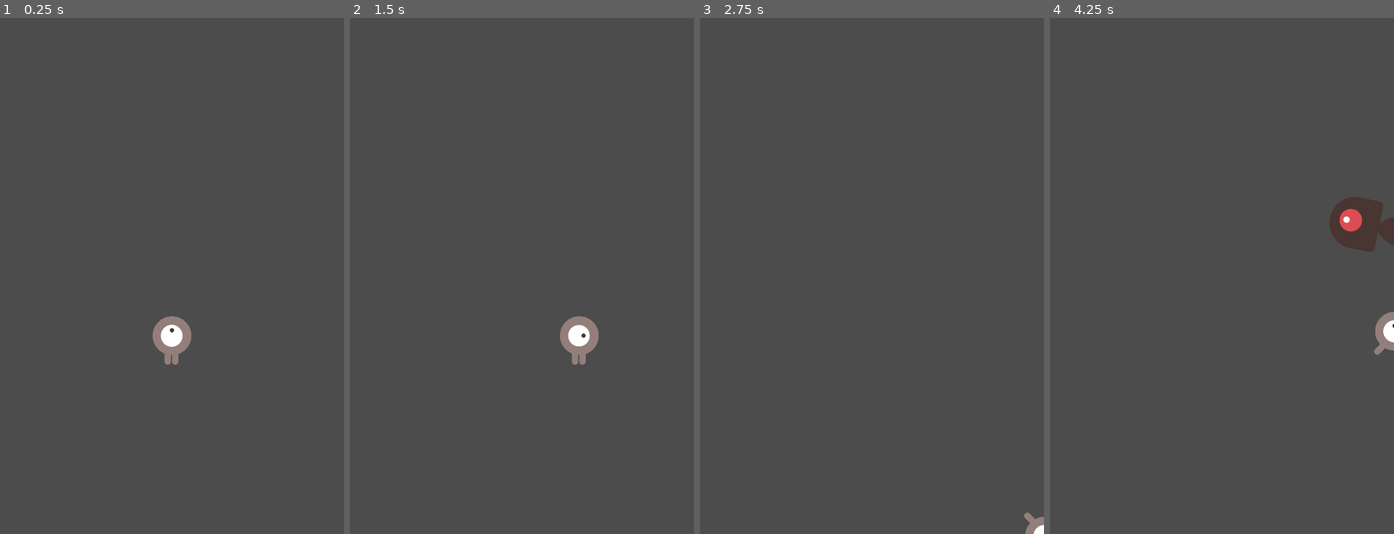
Above: before the commit, frames 1-4 (left to right).
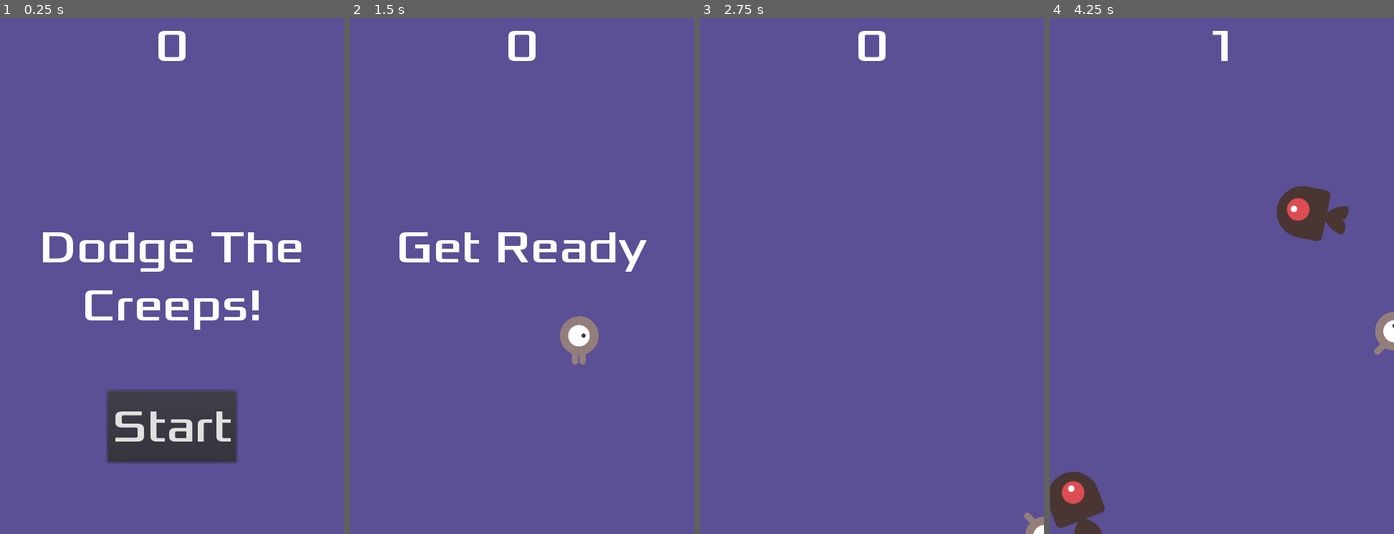
Above: after the commit, the same moments.

Repository: kwansing14/FirstGame
Game: Godot game, scene res://Main.tscn
Same seed, same stepped clock (60 frames per second), same inputs: the game is played once before the commit and once after it.
Inputs (mouse positions are in pixels of both pictures, inside the frame that each line leads up to):
- Up to frame 1 (0.25 s): no input
- Up to frame 2 (1.5 s): click (522, 425) at 0.5 s, where only the run after the commit has a clickable "Start"; tap Enter at 1.25 s; hold Right (move_right) from 1.28 s (still down)
- Up to frame 3 (2.75 s): release Right (move_right) at 2.03 s; hold Down (move_down) from 2.03 s (still down)
- Up to frame 4 (4.25 s): release Down (move_down) at 2.78 s; hold Right (move_right) 2.78-3.53 s; hold Up (move_up) from 3.53 s (still down)

The runs differ from the first frame. In frame 1, 96% of the frame differs, in the area x 0-100%, y 0-100%; in frame 2, 99%; in frame 3, 100%; in frame 4, 99%.

Commit message:
first game done woohoo

Diff:
--- /dev/null
+++ b/HUD.gd
@@ -0,0 +1,33 @@
+extends CanvasLayer
+
+signal start_game
+
+func _ready():
+	pass # Replace with function body.
+
+func show_message(text):
+	$Message.text = text
+	$Message.show()
+	$MessageTimer.start()
+
+func show_game_over():
+	show_message("Game Over")
+	# Wait until the MessageTimer has counted down.
+	yield($MessageTimer, "timeout")
+
+	$Message.text = "Dodge the\nCreeps!"
+	$Message.show()
+	# Make a one-shot timer and wait for it to finish.
+	yield(get_tree().create_timer(1), "timeout")
+	$StartButton.show()
+
+func update_score(score):
+	$ScoreLabel.text = str(score)
+
+
+func _on_StartButton_pressed():
+	$StartButton.hide()
+	emit_signal("start_game")
+
+func _on_MessageTimer_timeout():
+	$Message.hide()
--- /dev/null
+++ b/HUD.tscn
@@ -0,0 +1,57 @@
+[gd_scene load_steps=6 format=2]
+
+[ext_resource path="res://fonts/Xolonium-Regular.ttf" type="DynamicFontData" id=1]
+[ext_resource path="res://HUD.gd" type="Script" id=2]
+
+[sub_resource type="DynamicFont" id=1]
+size = 64
+font_data = ExtResource( 1 )
+
+[sub_resource type="DynamicFont" id=2]
+size = 64
+font_data = ExtResource( 1 )
+
+[sub_resource type="DynamicFont" id=3]
+size = 64
+font_data = ExtResource( 1 )
+
+[node name="HUD" type="CanvasLayer"]
+script = ExtResource( 2 )
+
+[node name="ScoreLabel" type="Label" parent="."]
+anchor_right = 1.0
+margin_bottom = 78.0
+custom_fonts/font = SubResource( 1 )
+text = "0"
+align = 1
+
+[node name="Message" type="Label" parent="."]
+anchor_top = 0.5
+anchor_right = 1.0
+anchor_bottom = 0.5
+margin_top = -79.5
+margin_bottom = 79.5
+custom_fonts/font = SubResource( 2 )
+text = "Dodge The
+Creeps!"
+align = 1
+autowrap = true
+
+[node name="MessageTimer" type="Timer" parent="."]
+wait_time = 2.0
+one_shot = true
+
+[node name="StartButton" type="Button" parent="."]
+anchor_left = 0.5
+anchor_top = 1.0
+anchor_right = 0.5
+anchor_bottom = 1.0
+margin_left = -90.0
+margin_top = -200.0
+margin_right = 90.0
+margin_bottom = -100.0
+custom_fonts/font = SubResource( 3 )
+text = "Start"
+
+[connection signal="timeout" from="MessageTimer" to="." method="_on_MessageTimer_timeout"]
+[connection signal="pressed" from="StartButton" to="." method="_on_StartButton_pressed"]
--- a/Main.gd
+++ b/Main.gd
@@ -3,31 +3,35 @@
 export(PackedScene) var mob_scene
 
 var score
-# Declare member variables here. Examples:
-# var a = 2
-# var b = "text"
 
 # Called when the node enters the scene tree for the first time.
 func _ready():
 	print('ready')
 	randomize()
-	new_game()
+	# new_game()
 
 func game_over():
 	$ScoreTimer.stop()
 	$MobTimer.stop()
+	$HUD.show_game_over()
+	get_node("DeathSound").play()
 
 func new_game():
+	get_tree().call_group("mobs", "queue_free")
+	$HUD.update_score(score)
+	$HUD.show_message("Get Ready")
+	score = 0
+	$HUD.update_score(score)
+	$Player.start($StartPosition.position)
+	# music function
+	$Music.play()
 	print('new game')
-	score = 0
-	$Player.start($StartPosition.position)
-	print('startTimer1')
 	$StartTimer.start()
-	print('startTimer2')
 
 
 func _on_ScoreTimer_timeout():
 	score += 1
+	$HUD.update_score(score)
 
 func _on_StartTimer_timeout():
 	print('timer start')
@@ -63,3 +67,7 @@
 # Called every frame. 'delta' is the elapsed time since the previous frame.
 #func _process(delta):
 #	pass
+
+
+func _on_HUD_start_game():
+	new_game()
--- a/Main.tscn
+++ b/Main.tscn
@@ -1,8 +1,11 @@
-[gd_scene load_steps=5 format=2]
+[gd_scene load_steps=8 format=2]
 
 [ext_resource path="res://Player.tscn" type="PackedScene" id=1]
 [ext_resource path="res://Main.gd" type="Script" id=2]
 [ext_resource path="res://Mob.tscn" type="PackedScene" id=3]
+[ext_resource path="res://HUD.tscn" type="PackedScene" id=4]
+[ext_resource path="res://art/gameover.wav" type="AudioStream" id=5]
+[ext_resource path="res://art/House In a Forest Loop.ogg" type="AudioStream" id=6]
 
 [sub_resource type="Curve2D" id=1]
 _data = {
@@ -13,9 +16,15 @@
 script = ExtResource( 2 )
 mob_scene = ExtResource( 3 )
 
+[node name="ColorRect" type="ColorRect" parent="."]
+anchor_right = 1.0
+anchor_bottom = 1.0
+color = Color( 0.360784, 0.313726, 0.592157, 1 )
+
 [node name="Player" parent="." instance=ExtResource( 1 )]
 
 [node name="MobTimer" type="Timer" parent="."]
+wait_time = 0.5
 
 [node name="ScoreTimer" type="Timer" parent="."]
 
@@ -31,7 +40,16 @@
 
 [node name="MobSpawnLocation" type="PathFollow2D" parent="MobPath"]
 
+[node name="HUD" parent="." instance=ExtResource( 4 )]
+
+[node name="Music" type="AudioStreamPlayer" parent="."]
+stream = ExtResource( 6 )
+
+[node name="DeathSound" type="AudioStreamPlayer" parent="."]
+stream = ExtResource( 5 )
+
 [connection signal="hit" from="Player" to="." method="game_over"]
 [connection signal="timeout" from="MobTimer" to="." method="_on_MobTimer_timeout"]
 [connection signal="timeout" from="ScoreTimer" to="." method="_on_ScoreTimer_timeout"]
 [connection signal="timeout" from="StartTimer" to="." method="_on_StartTimer_timeout"]
+[connection signal="start_game" from="HUD" to="." method="_on_HUD_start_game"]
--- a/Mob.tscn
+++ b/Mob.tscn
@@ -30,7 +30,7 @@
 radius = 36.0
 height = 26.0
 
-[node name="Mob" type="RigidBody2D"]
+[node name="Mob" type="RigidBody2D" groups=["mobs"]]
 collision_mask = 0
 gravity_scale = 0.0
 script = ExtResource( 7 )
--- a/Player.gd
+++ b/Player.gd
@@ -3,11 +3,6 @@
 
 export var speed = 400 # How fast the player will move (pixels/sec).
 var screen_size # Size of the game window.
-
-# Declare member variables here. Examples:
-# var a = 2
-# var b = "text"
-
 
 # Called when the node enters the scene tree for the first time.
 func _ready():
@@ -40,14 +35,13 @@
 	if velocity.x != 0:
 		$AnimatedSprite.animation = "walk"
 		$AnimatedSprite.flip_v = false
-		# See the note below about boolean assignment.
+		# See the note below about boolesan assignment.
 		$AnimatedSprite.flip_h = velocity.x < 0
 	elif velocity.y != 0:
 		$AnimatedSprite.animation = "up"
 		$AnimatedSprite.flip_v = velocity.y > 0
 
-#func _on_Player_body_entered(body):
-func _on_Player_body_entered():
+func _on_Player_body_entered(_body):
 	hide()
 	emit_signal("hit")
 	# Must be deferred as we can't change physics properties on a physics callback.
--- a/Player.tscn
+++ b/Player.tscn
@@ -31,8 +31,7 @@
 frames = SubResource( 1 )
 animation = "up"
 __meta__ = {
-"_edit_group_": true,
-"_edit_lock_": true
+"_edit_group_": true
 }
 
 [node name="CollisionShape2D" type="CollisionShape2D" parent="."]
